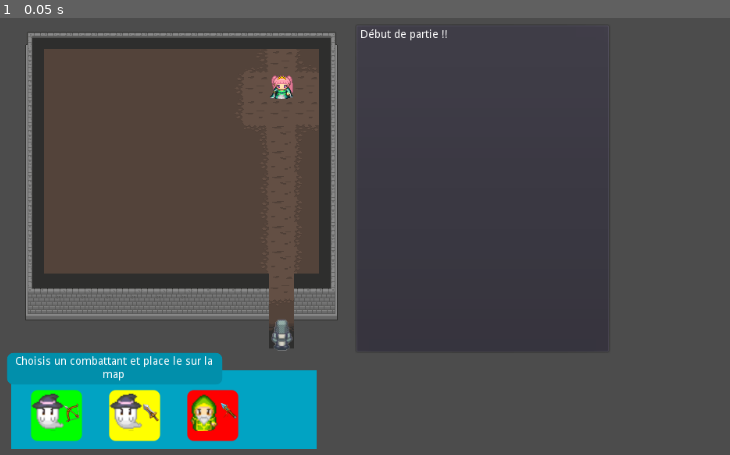
Above: before the commit, frame 1.
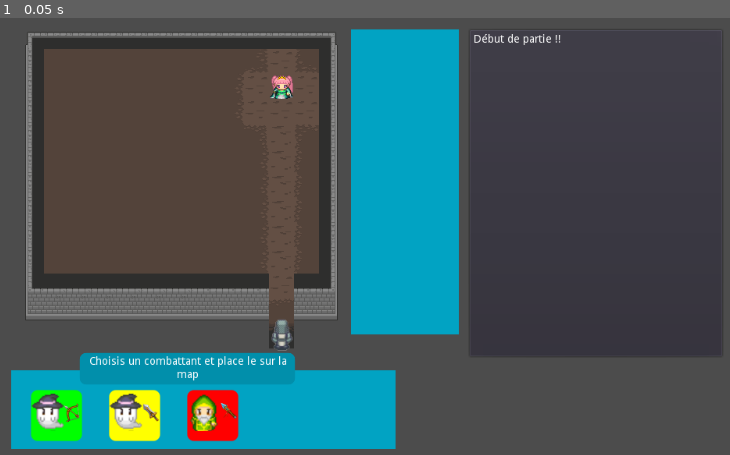
Above: after the commit, the same moment.

Repository: seagiants/BadPandaGodot
Game: Godot game, scene res://Main.tscn
The game is run twice, just before and just after one commit, with the same random seed, the same clock (stepped at 60 frames per second) and the same inputs.
Inputs:
- Up to frame 1 (0.05 s): no input

The runs differ from the first frame. In frame 1, 14% of the frame differs, in the area x 0-98%, y 2-99%.

Commit message:
ajout de combos simples

Diff:
--- a/DraggableContainer.gd
+++ b/DraggableContainer.gd
@@ -1,16 +1,14 @@
 extends Container
-
-
-# Declare member variables here. Examples:
-# var a = 2
-# var b = "text"
-
 
 # Called when the node enters the scene tree for the first time.
 func _ready():
 	set_scale(Vector2(2,2))
 
+func can_drop_data(_pos, _data):
+	return true
 
-# Called every frame. 'delta' is the elapsed time since the previous frame.
-#func _process(delta):
-#	pass
+#Fired when dropping a node on it
+func drop_data(_pos, data):
+	var fight = get_child(0)
+	fight.color = data.props.color
+	fight.set_panel(data.get_child(0))
--- a/Main.gd
+++ b/Main.gd
@@ -134,6 +134,7 @@
 	else:
 		addLog(tab+"Score "+str(score_int)+" :  "+str(score.color.type)+":"+str(score.color.value)+"/"
 			+str(score.clas.type)+":"+str(score.clas.value)+"/"+str(score.race.type)+":"+str(score.race.value))
+		comboResolver.match_combo(score)
 		var ennemies = get_tree().get_nodes_in_group("ENNEMIES")
 		if ennemies.size() == 0:
 	#		addLog("Y a personne sur qui taper ??'")
--- a/Main.tscn
+++ b/Main.tscn
@@ -1,7 +1,8 @@
-[gd_scene load_steps=7 format=2]
+[gd_scene load_steps=8 format=2]
 
 [ext_resource path="res://assets/Dungeon_Tileset.png" type="Texture" id=1]
 [ext_resource path="res://TileMap.gd" type="Script" id=2]
+[ext_resource path="res://fighters/fighterCombo/ComboPanel.gd" type="Script" id=3]
 [ext_resource path="res://Main.gd" type="Script" id=4]
 
 [sub_resource type="TileSet" id=1]
@@ -83,10 +84,10 @@
 script = ExtResource( 2 )
 
 [node name="LogContainer" type="PanelContainer" parent="."]
-margin_left = 462.0
-margin_top = 32.0
-margin_right = 789.0
-margin_bottom = 454.0
+margin_left = 607.044
+margin_top = 37.5402
+margin_right = 934.044
+margin_bottom = 459.54
 size_flags_horizontal = 3
 size_flags_vertical = 3
 __meta__ = {
@@ -111,7 +112,7 @@
 [node name="HandPanel" type="Panel" parent="."]
 margin_left = 22.0
 margin_top = 476.0
-margin_right = 413.0
+margin_right = 514.0
 margin_bottom = 577.0
 size_flags_horizontal = 3
 size_flags_vertical = 3
@@ -120,11 +121,36 @@
 "_edit_use_anchors_": false
 }
 
+[node name="ComboPanel" type="Panel" parent="."]
+margin_left = 457.0
+margin_top = 39.0
+margin_right = 595.0
+margin_bottom = 430.0
+size_flags_horizontal = 3
+size_flags_vertical = 3
+custom_styles/panel = SubResource( 2 )
+script = ExtResource( 3 )
+__meta__ = {
+"_edit_use_anchors_": false
+}
+
+[node name="VBoxContainer" type="VBoxContainer" parent="ComboPanel"]
+margin_left = 4.0
+margin_top = 4.0
+margin_right = 132.0
+margin_bottom = 386.0
+grow_horizontal = 0
+size_flags_horizontal = 3
+size_flags_vertical = 3
+__meta__ = {
+"_edit_use_anchors_": false
+}
+
 [node name="EndTurn" type="Button" parent="."]
-margin_left = 403.348
-margin_top = 505.694
-margin_right = 484.348
-margin_bottom = 545.694
+margin_left = 494.493
+margin_top = 504.334
+margin_right = 575.493
+margin_bottom = 544.334
 text = "Fin de tour"
 __meta__ = {
 "_edit_use_anchors_": false
@@ -141,9 +167,9 @@
 }
 
 [node name="Panel" type="Panel" parent="."]
-margin_left = 17.0
+margin_left = 110.0
 margin_top = 454.0
-margin_right = 292.0
+margin_right = 385.0
 margin_bottom = 494.0
 custom_styles/panel = SubResource( 3 )
 __meta__ = {
@@ -153,9 +179,9 @@
 [node name="Label" type="Label" parent="Panel"]
 anchor_right = 1.0
 anchor_bottom = 1.0
-margin_left = 1.0
+margin_left = 3.0
 margin_top = 1.0
-margin_right = -3.0
+margin_right = -1.0
 margin_bottom = -1.0
 size_flags_horizontal = 0
 size_flags_vertical = 0
--- a/ennemies/ennemy.gd
+++ b/ennemies/ennemy.gd
@@ -78,7 +78,7 @@
 	var newCell = cellPosition + Vector2(0,-1)
 	var newPosition = sprite.get_global_position() + Vector2(0,-step[1])
 	tweenNode.interpolate_property(self, "position", get_position(), newPosition, 0.9, Tween.TRANS_LINEAR, Tween.EASE_IN)
-	if sprite.get_node("AnimationPlayer") != null:
+	if sprite.has_node("AnimationPlayer"):
 		sprite.get_node("AnimationPlayer").play("walk_up")
 	if not tweenNode.is_active():
 			tweenNode.start()
--- a/ennemies/ennemyStats/statResolver.gd
+++ b/ennemies/ennemyStats/statResolver.gd
@@ -4,7 +4,7 @@
 
 func resolve_stat(stats,stat_name,score):
 	var f = funcref(self,"resolve_"+stat_name)
-	print(stat_name)
+#	print(stat_name)
 	return f.call_func(score,stats)
 
 func resolve_protection(score,color):
--- a/fighters/fighter.gd
+++ b/fighters/fighter.gd
@@ -48,6 +48,7 @@
 	clickZone.set_size(Vector2(64,64))
 	add_child(clickZone)
 	clickZone.connect("gui_input",self,"on_click")
+	clickZone.set_mouse_filter(1)
 
 func _ready():
 #	get_panel("Blue","Bo")
@@ -61,7 +62,7 @@
 		emit_signal("fighter_selected",self,self)
 
 #Récupérer les style_box semble buggé. On récupère un StyleBoxTexture au lieu d'une Flat, impossible d'en définir la couleur...
-func get_panel(ncolor):
+static func get_panel(ncolor):
 	var ocolor = colorPattern[ncolor]
 	var panel = Panel.new()
 	panel.set_size(Vector2(32,32))
@@ -69,11 +70,16 @@
 	style.set_bg_color(ocolor)
 	style.set_corner_radius_all(4)
 	panel.set("custom_styles/panel",style)
-#	var style = load("res://fighterSprites/FighterPanel.tres").new()
-#	style.set_bg_color(colorPattern[color])
-#	panel.set("custom_styles/panel",style)
 	return panel
 
+func set_panel(npanel):
+	colorSprite.queue_free()
+	colorSprite = npanel
+	var cont = npanel.get_parent()
+	cont.remove_child(npanel)
+	cont.queue_free()
+	add_child(npanel)
+	move_child(npanel,0)
 
 func get_sprite(carac):
 	if carac == "Sword":
--- /dev/null
+++ b/fighters/fighterCombo/ComboPanel.gd
@@ -0,0 +1,23 @@
+extends Panel
+
+const Fighter = preload("res://fighters/fighter.gd")
+const Combo = preload("res://fighters/fighterCombo/fighterCombo.gd")
+func _ready():
+#	var panel = Fighter.get_panel("Red")
+#	var cont = ContainerCombo.new()
+#	cont.props = {"color": "Red"}
+#	get_child(0).add_child(cont)
+#	panel.set_custom_minimum_size(Vector2(32,32))
+#	panel.set_size(Vector2(32,32))
+#	panel.set_mouse_filter(MOUSE_FILTER_PASS)
+#	cont.add_child(panel)
+	comboResolver.connect("combo_matched",self,"on_combo_matched")
+#	add_combo(Combo.new({"color":"Yellow"}))
+#	add_combo(Combo.new({"color":"Red"}))
+#	add_combo(Combo.new({"color":"Green"}))
+
+func add_combo(combo):
+	get_child(0).add_child(combo)
+
+func on_combo_matched(combo):
+	add_combo(combo)
--- /dev/null
+++ b/fighters/fighterCombo/comboResolver.gd
@@ -0,0 +1,8 @@
+extends Node
+const Combo = preload("res://fighters/fighterCombo/fighterCombo.gd")
+signal combo_matched(combo)
+
+func match_combo(score):
+	if score.color.value >= 3:
+		var props = {"color":score.color.type}
+		emit_signal("combo_matched",Combo.new(props))
--- /dev/null
+++ b/fighters/fighterCombo/fighterCombo.gd
@@ -0,0 +1,33 @@
+extends Container
+
+const Fighter = preload("res://fighters/fighter.gd")
+
+var props
+
+# Declare member variables here. Examples:
+# var a = 2
+# var b = "text"
+
+func _init(nprops):
+	if nprops.color:
+		set_custom_minimum_size(Vector2(32,32))
+		var panel = Fighter.get_panel(nprops.color)
+		props = nprops
+		panel.set_custom_minimum_size(Vector2(32,32))
+		panel.set_size(Vector2(32,32))
+		panel.set_mouse_filter(MOUSE_FILTER_PASS)
+		add_child(panel)
+
+# Called when the node enters the scene tree for the first time.
+func _ready():
+	pass # Replace with function body.
+
+func get_drag_data(_pos):
+	#Create a copy of the dragged item to show the drag
+	var ei = self.get_child(0).duplicate()
+	set_drag_preview(ei)
+	return self
+
+# Called every frame. 'delta' is the elapsed time since the previous frame.
+#func _process(delta):
+#	pass
--- /dev/null
+++ b/garbage/SimpleRed_old.tscn
@@ -0,0 +1,10 @@
+[gd_scene load_steps=2 format=2]
+
+[ext_resource path="res://assets/Enemy 02-1.png" type="Texture" id=1]
+
+[node name="SimpleRed" type="Sprite"]
+modulate = Color( 1, 0, 0, 1 )
+texture = ExtResource( 1 )
+vframes = 4
+hframes = 3
+frame = 9
--- a/project.godot
+++ b/project.godot
@@ -24,6 +24,7 @@
 EnnemyLib="*res://ennemies/ennemyLib.gd"
 statResolver="*res://ennemies/ennemyStats/statResolver.gd"
 scoreResolver="*res://fighters/scoreResolver.gd"
+comboResolver="*res://fighters/fighterCombo/comboResolver.gd"
 
 [rendering]
 
